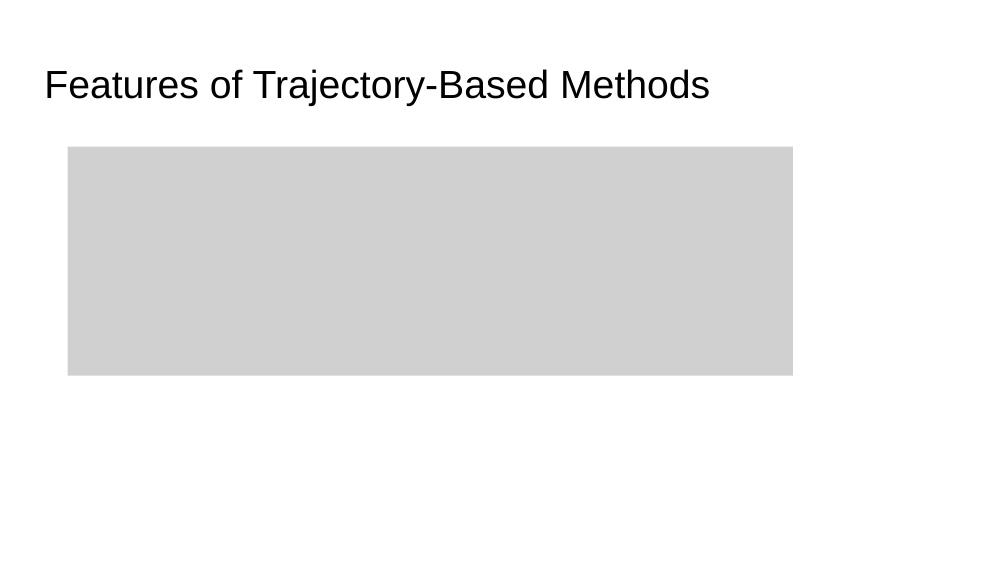
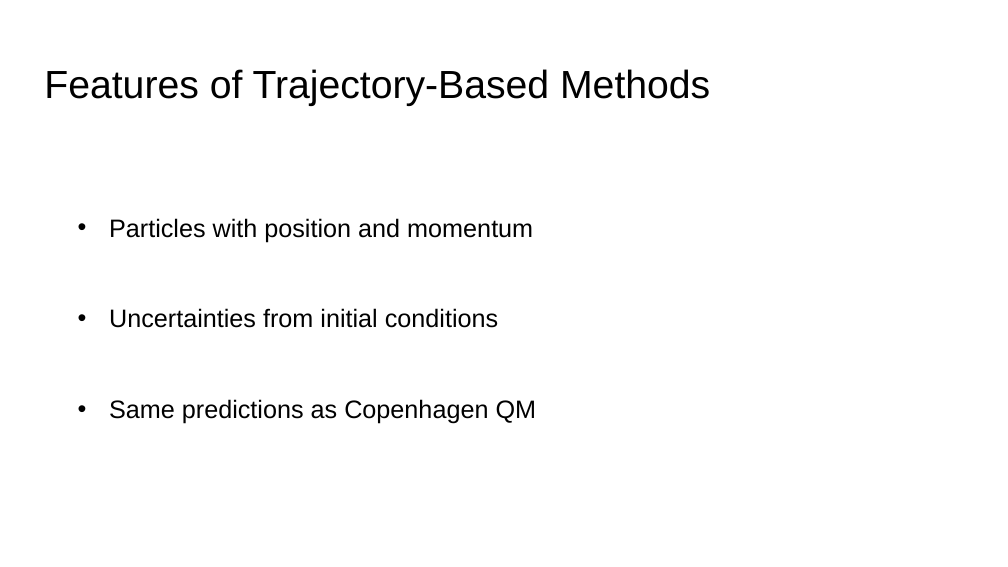
Before and after one commit to Totom3/bohmian-mechanics, a slide deck: slide 2 of presentation/Presentation.pptx. Drawn at 1008x567 pixels with LibreOffice and Linux fonts; fonts in the diff are those of the drawing; grey boxes stand for pictures. Boxes give left, top, right and bottom in pixels: in the first picture for what was removed or moved away, otherwise in the second. Text is boxed around its words. In the diff, an @@ line names an element or a change of style, - is before the commit and + after.

```diff
--- a/presentation/Presentation.pptx
+++ b/presentation/Presentation.pptx
@@ picture removed at (68, 146, 793, 375) @@
@@ text added at (109, 218, 537, 424), 18 pt, text #000000 @@
+• Particles with position and momentum
+• Uncertainties from initial conditions
+• Same predictions as Copenhagen QM
```
Also in this commit, not shown: 4 other slides changed, 1 slide removed, 5 other files.
